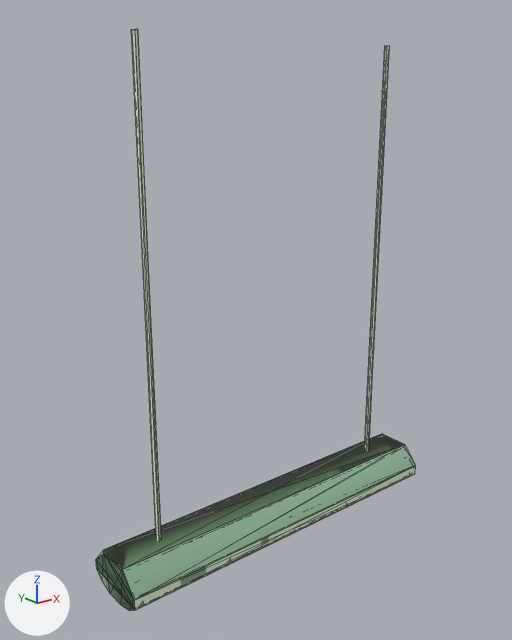
Before and after pictures for a commit that changed the Blender file src/props_lights/light_fluorescent_farm_124.blend.
Camera for both pictures: a 50 mm camera at (-108.9, -128.4, 105.1) aimed at (-4.3, 2.4, 52.8). Lighting does not change. The marker at lower left points along +X, +Y and +Z. Mesh edges are drawn as thin lines.

The scene before the commit, as lines of its bpy script (objects in view):
```python
mat_lights = diffuse_material('lights')
mat_lights.base_color = (0.782, 0.937, 0.688)  # white #e5f8d8
mat_phy = diffuse_material('  phy')
mat_phy.base_color = (0.61, 0.988, 0.694)  # green #cdfed9
me_light_fluorescent_farm_124_physics = bpy.data.meshes.new('light_fluorescent_farm_124_physics')
me_light_fluorescent_farm_124_physics.from_pydata(...)  # 20 vertices, 36 faces; spans x -47.9..47.9, y -9.3..9.3, z -6.1..4.8
me_light_fluorescent_farm_124_physics.materials.append(mat_phy)  # green #cdfed9
me_light_fluorescent_farm_124_reference = bpy.data.meshes.new('light_fluorescent_farm_124_reference')
me_light_fluorescent_farm_124_reference.from_pydata(...)  # 204 vertices, 288 faces; spans x -47.9..47.9, y -9.3..9.3, z -6.5..117.5
me_light_fluorescent_farm_124_reference.materials.append(mat_lights)  # white #e5f8d8
ob_light_fluorescent_farm_124_physics = bpy.data.objects.new('light_fluorescent_farm_124_physics', me_light_fluorescent_farm_124_physics)
ob_light_fluorescent_farm_124_physics.location = (0.0, 0.0, 0.0)
ob_light_fluorescent_farm_124_reference = bpy.data.objects.new('light_fluorescent_farm_124_reference', me_light_fluorescent_farm_124_reference)
ob_light_fluorescent_farm_124_reference.location = (0.0, 0.0, 0.0)
```
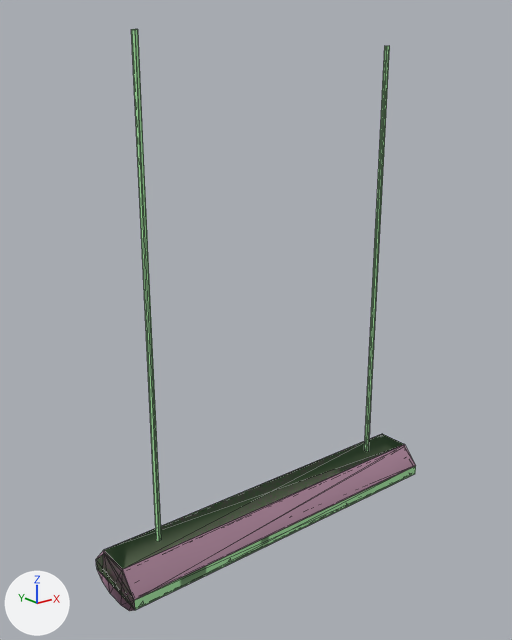
Boxes [x1, y1, x2, y2] around the edits, measured in the pictures (512 x 640 px):
'light_fluorescent_farm_124_reference', recoloured
    both: [96, 29, 416, 610]
'light_fluorescent_farm_124_physics', recoloured
    both: [96, 439, 416, 611]

The change, as a diff of the scene's bpy script:
```diff
--- a/src/props_lights/light_fluorescent_farm_124.blend.py
+++ b/src/props_lights/light_fluorescent_farm_124.blend.py
@@ mat_lights @@
 mat_lights = diffuse_material('lights')
-mat_lights.base_color = (0.782, 0.937, 0.688)  # white #e5f8d8
+mat_lights.base_color = (0.426, 0.845, 0.406)  # green #afedab
@@ mat_phy @@
 mat_phy = diffuse_material('  phy')
-mat_phy.base_color = (0.61, 0.988, 0.694)  # green #cdfed9
+mat_phy.base_color = (0.803, 0.475, 0.64)  # pink #e7b7d1
```
